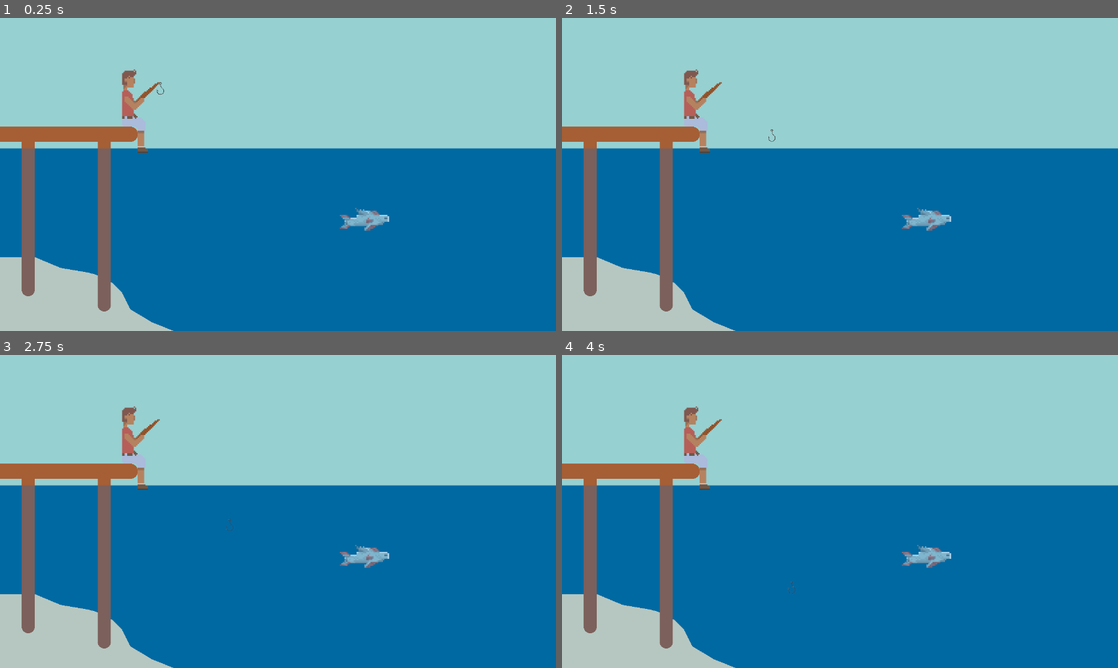
Above: before the commit, frames 1-4 (two rows, left to right).
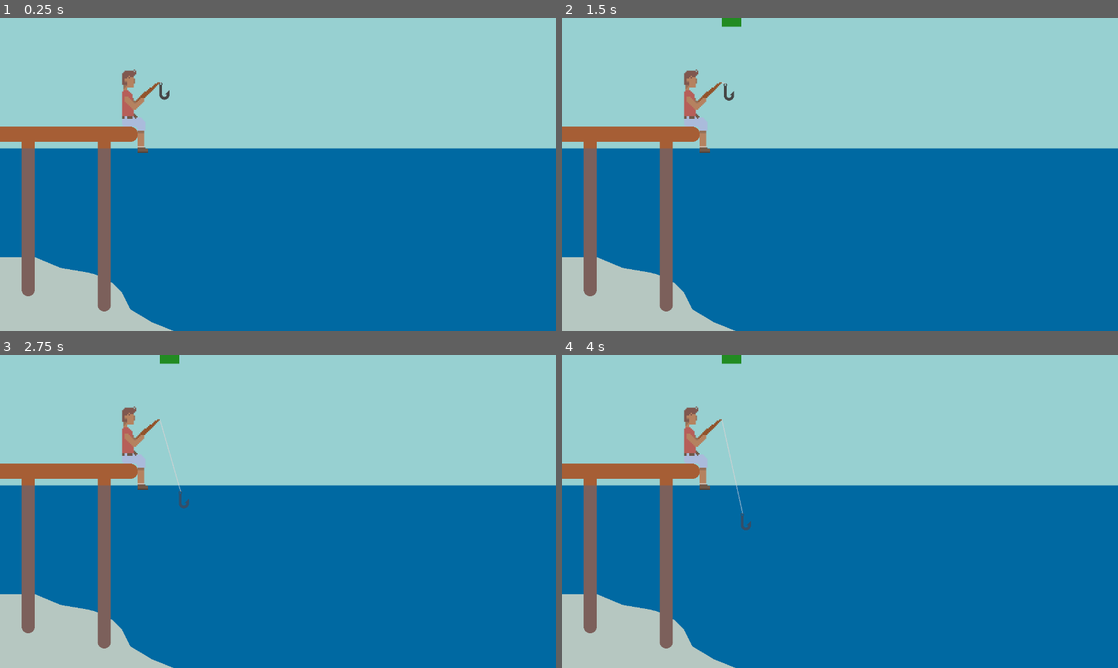
Above: after the commit, the same moments.

Repository: Sfven/something-fish-related
Game: Godot game, scene res://main.tscn
The game is run twice, just before and just after one commit, with the same random seed, the same clock (stepped at 60 frames per second) and the same inputs.
Inputs:
- Up to frame 1 (0.25 s): no input
- Up to frame 2 (1.5 s): tap Enter at 0.5 s; hold C (ui_cast) 0.53-1.28 s; tap Space (ui_reel) at 0.8, 1.25, 1.35 s
- Up to frame 3 (2.75 s): tap C (ui_cast) at 1.55 s; hold C (ui_cast) from 2.03 s (still down); tap Space (ui_reel) at 2.3 s
- Up to frame 4 (4 s): release C (ui_cast) at 2.78 s; tap Space (ui_reel) at 2.85, 3.8 s; tap C (ui_cast) at 3.05 s; hold C (ui_cast) from 3.53 s (still down)

The runs differ from the first frame. In frame 1, 0.4% of the frame differs, in the area x 28-70%, y 20-68%; in frame 2, 0.5%; in frame 3, 0.6%; in frame 4, 0.6%, in the area x 28-70%, y 0-77%.

Commit message:
Finished hook casting movement

Diff:
--- a/Hook.gd
+++ b/Hook.gd
@@ -1,14 +1,18 @@
-@tool
+#@tool
 extends Sprite2D
 
 const GRAVITY = 9.8
 const HOOK_ORIGIN = Vector2(368,148)
 var hook_location = Vector2(368, 148)
 var velocity = Vector2(0, 0)
+var reelVelocity = Vector2(0, 0)
 var cast = false
 var fishing = false
 var reel = false
-var hook = preload("res://Assets/hook.png")
+var power = 0
+var increasePower = true
+var throw = 0
+var hook = preload("res://Assets/hook_alt.png")
 
 # Called when the node enters the scene tree for the first time.
 func _ready():
@@ -17,53 +21,86 @@
 
 # Called every frame. 'delta' is the elapsed time since the previous frame.
 func _process(delta):
-	if Input.is_action_just_pressed("ui_cast"):
-		cast = true
-		fishing = true
-		velocity.x = 2
-		velocity.y = 2
-	if Input.is_action_just_pressed("ui_reel"):
-		reel = true
+	if (Input.is_action_pressed("ui_cast") && !fishing):
+		if increasePower:
+			power+=1
+		else:
+			power-=1
+		if power == 912:
+			increasePower = false
+		if power == 0:
+			increasePower = true
+		print(power)
 	else:
-		reel = false
-	if Input.is_action_just_pressed("ui_cancel"):
-		velocity.x = 0
-		velocity.y = 0
-		hook_location = HOOK_ORIGIN
+		if (power > 0 && !fishing):
+			throw = (power+35)/70
+			print(throw)
+			cast = true
+			fishing = true
+		if Input.is_action_pressed("ui_reel"):
+			reel = true
+		else:
+			reel = false
+		if Input.is_action_just_pressed("ui_cancel"):
+			velocity.x = 0
+			velocity.y = 0
+			hook_location = HOOK_ORIGIN
+			power = 0
+			cast = false
+			fishing = false
+			increasePower = true
 
-	if(hook_location.y >= 300 && cast):
-		velocity.x = 0
-		velocity.y = 0.01
-		cast = false
-	if(cast):
-		velocity.x = 2
-	if(hook_location.y >= 300 && fishing):
-		velocity.x = 0
-		velocity.y += delta * GRAVITY * 0.5
-	if(hook_location.y < 300 && fishing && !cast):
-		velocity.x = 0
-		velocity.y += delta * GRAVITY
-	if(reel):
-		if(hook_location.x < HOOK_ORIGIN.x):
-			velocity.x += 0.1
-		if(hook_location.x > HOOK_ORIGIN.x):
-			velocity.x += -0.1
-		if(hook_location.y < HOOK_ORIGIN.y):
-			velocity.y += 0.1
-		if(hook_location.y > HOOK_ORIGIN.y):
-			velocity.y += -0.1
-
-	if(hook_location == HOOK_ORIGIN):
-		fishing = false
-
-	hook_location += velocity
+		if(hook_location.y >= 300 && cast):
+			velocity.x = 0
+			velocity.y = 0
+			cast = false
+		if(cast):
+			velocity.x = throw
+			velocity.y += delta * GRAVITY
+		if(hook_location.y >= 300 && fishing):
+			velocity.x = 0
+			velocity.y += delta * GRAVITY*0.2
+		if(hook_location.y < 300 && fishing && !cast):
+			velocity.x = 0
+			velocity.y += delta * GRAVITY
+		if(reel):
+			reelVelocity.x += -0.002
+			reelVelocity.y += -0.002
+			print(hook_location)
+			if(hook_location.x > 480 && hook_location.y < 300):
+				reelVelocity.y = 0.0
+			velocity.x = 0
+			velocity.y = 0
+		else:
+			reelVelocity.x = 0
+			reelVelocity.y = 0
+		if(hook_location == HOOK_ORIGIN && fishing && !cast):
+			fishing = false
+			power = 0
+		print(velocity)
+		if(velocity.y > 1.3 && hook_location.y > 300):
+			velocity.y = 1.3
+		hook_location += velocity
+		hook_location += reelVelocity
+		if(hook_location.x < 368):
+			hook_location.x = 368
+		if(hook_location.y < 148):
+			hook_location.y = 148
+		if(hook_location.x > 1260):
+			hook_location.x = 1260
+		if(hook_location.y > 700):
+			hook_location.y = 700
 	queue_redraw()
 	pass
 
 
 func _draw():
-	draw_set_transform(hook_location, 0.0, Vector2(0.07, 0.07))
-	draw_texture(hook, Vector2(-100, 0))
+	var hook_center = Vector2(hook_location.x+3, hook_location.y+1)
+	draw_rect(Rect2(368,0,power, 20),Color8(34,139,34,255))
+	draw_set_transform(hook_location, 0.0, Vector2(0.1, 0.1))
+	draw_texture(hook, Vector2(-20, 0))
+	draw_set_transform(Vector2(0,0), 0.0, Vector2(1, 1))
+	draw_line(hook_center, HOOK_ORIGIN, Color8(211, 211, 211,200), 2.0, false)
 	#draw_set_transform(Vector2(100, 100), PI / 2.0, Vector2(1, 1))
 	#draw_texture(hook, Vector2(0, 0))
 	#draw_set_transform(Vector2(200, 200), PI, Vector2(2, 2))
--- a/main.tscn
+++ b/main.tscn
@@ -1,18 +1,12 @@
-[gd_scene load_steps=6 format=3 uid="uid://bk0ayr2ujvltf"]
+[gd_scene load_steps=5 format=3 uid="uid://bk0ayr2ujvltf"]
 
 [ext_resource type="Script" path="res://main.gd" id="1_75f32"]
-[ext_resource type="Texture2D" uid="uid://brsgd4kvmgqwm" path="res://Assets/Fish_1_O.png" id="2_3w1ma"]
 [ext_resource type="Script" path="res://Foreground.gd" id="3_flvsb"]
 [ext_resource type="Script" path="res://Hook.gd" id="3_kehei"]
 [ext_resource type="Texture2D" uid="uid://cufbtlnulicpl" path="res://Assets/Person_WFishing_Rod.png" id="5_2tn6c"]
 
 [node name="Main" type="Node2D"]
 script = ExtResource("1_75f32")
-
-[node name="Fish1O" type="Sprite2D" parent="."]
-position = Vector2(839, 466)
-scale = Vector2(3.54688, 3.25)
-texture = ExtResource("2_3w1ma")
 
 [node name="Hook" type="Sprite2D" parent="."]
 script = ExtResource("3_kehei")
Binary file added: Assets/hook_alt.png
Not shown, added: Assets/hook_alt.png.import
